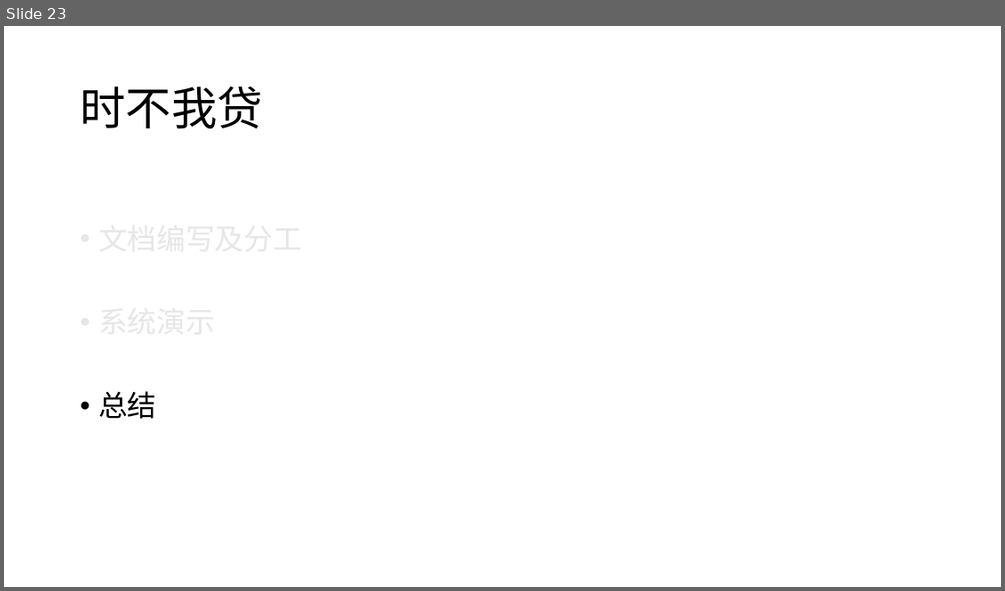
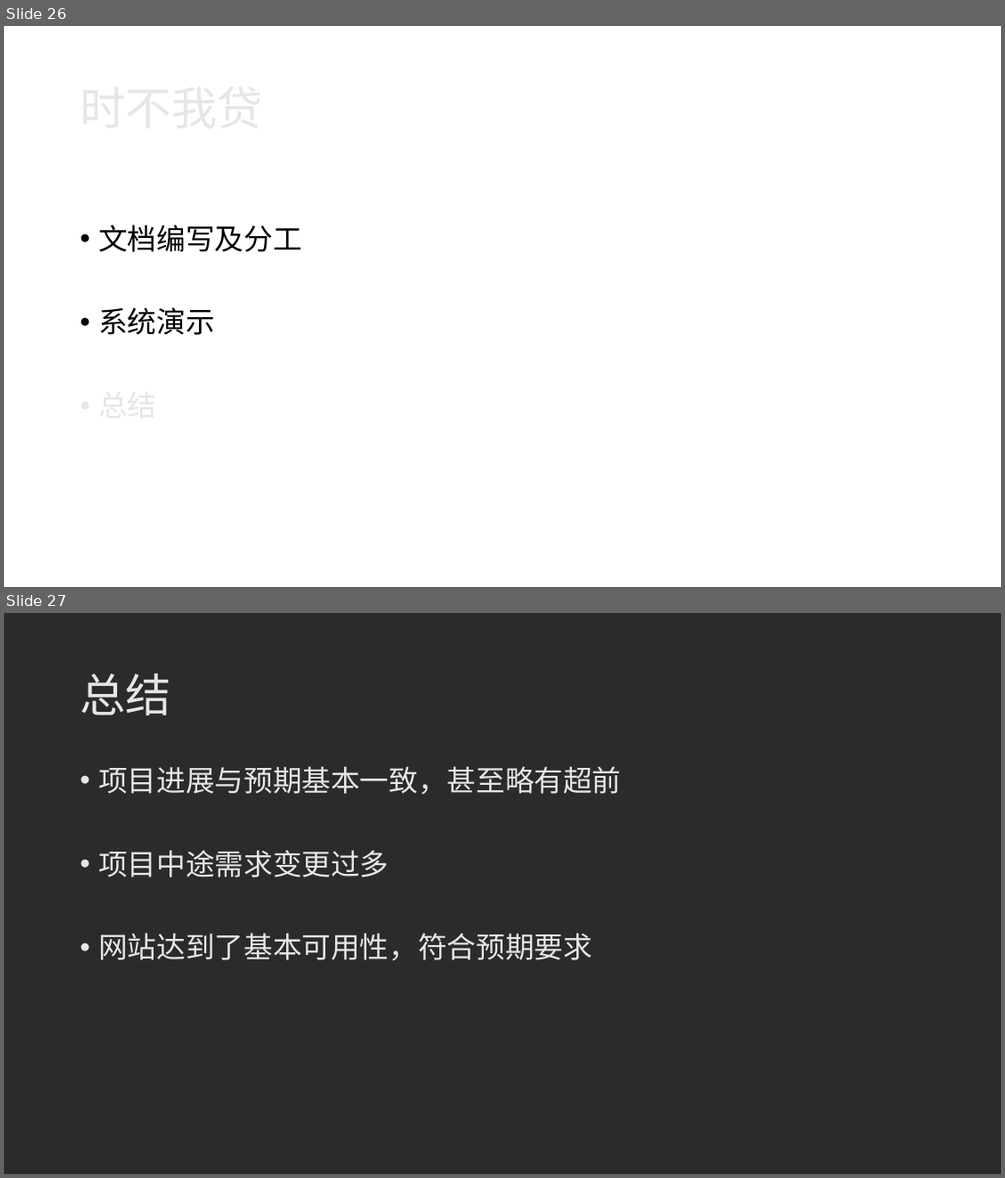
Before and after one commit to orangewgm/P2Pdocument, a slide deck: 20190711答辩ppt.pptx. Shown one above the other, each under a label of ours: slide 23 before the commit, slides 26 and 27 after it. The pictures are 1005x591 and 1005x1178 pixels, drawn with LibreOffice and Linux fonts; fonts in the diff are those of the drawing; background and template pictures are left out; a plain dark background stands for a picture behind light text. Boxes give left, top, right and bottom in pixels: in the first picture for what was removed or moved away, otherwise in the second. Text is boxed around its words. In the diff, an @@ line names an element or a change of style, - is before the commit and + after.

```diff
--- a/20190711答辩ppt.pptx
+++ b/20190711答辩ppt.pptx
@@ slide 27 added at (4, 613, 1001, 1174), background picture (left out) @@
@@ title added at (80, 674, 171, 715), 44 pt, text #E7E6E6 @@
+总结
@@ text added at (98, 766, 621, 961), 28 pt, text #E7E6E6 @@
+• 项目进展与预期基本一致，甚至略有超前
+• 项目中途需求变更过多
+• 网站达到了基本可用性，符合预期要求
@@ what was slide 23 is now slide 26 @@
@@ slide 26 changed as well @@
@@ title "时不我贷" at (73, 56, 933, 164): text colour #000000 to #E7E6E6 @@
@@ text "文档编写及分工" at (98, 224, 301, 335): text colour #E7E6E6 to #000000 in "文档编写及分工", "系统演示"; text colour #000000 to #E7E6E6 in "总结" @@
```
Also in this commit, not shown: 21 other slides changed, 4 other slides added, 1 slide removed.
